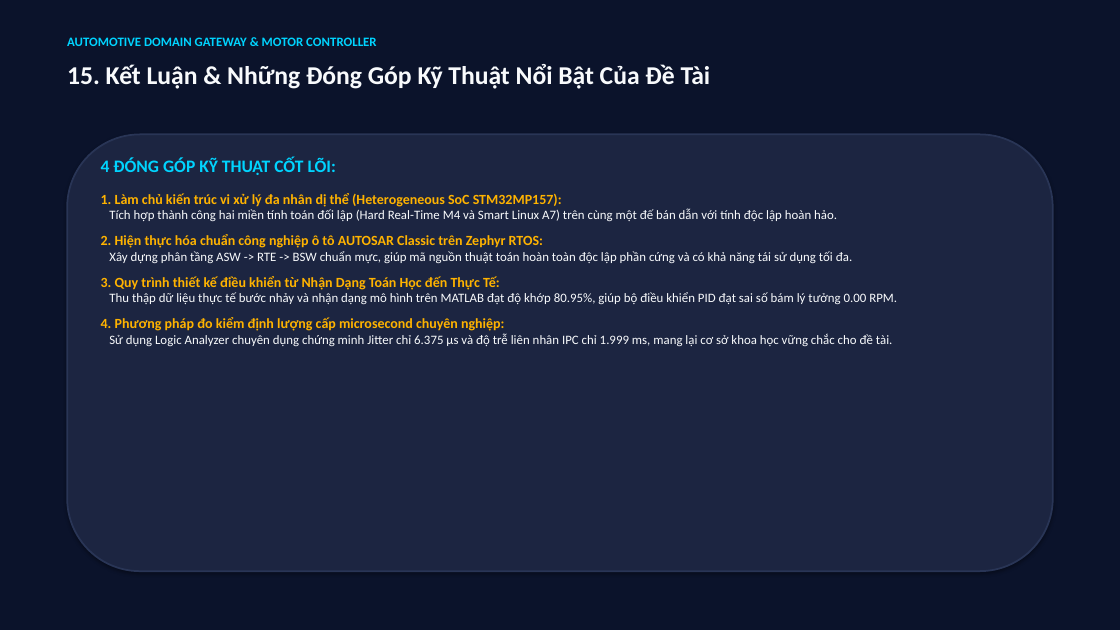
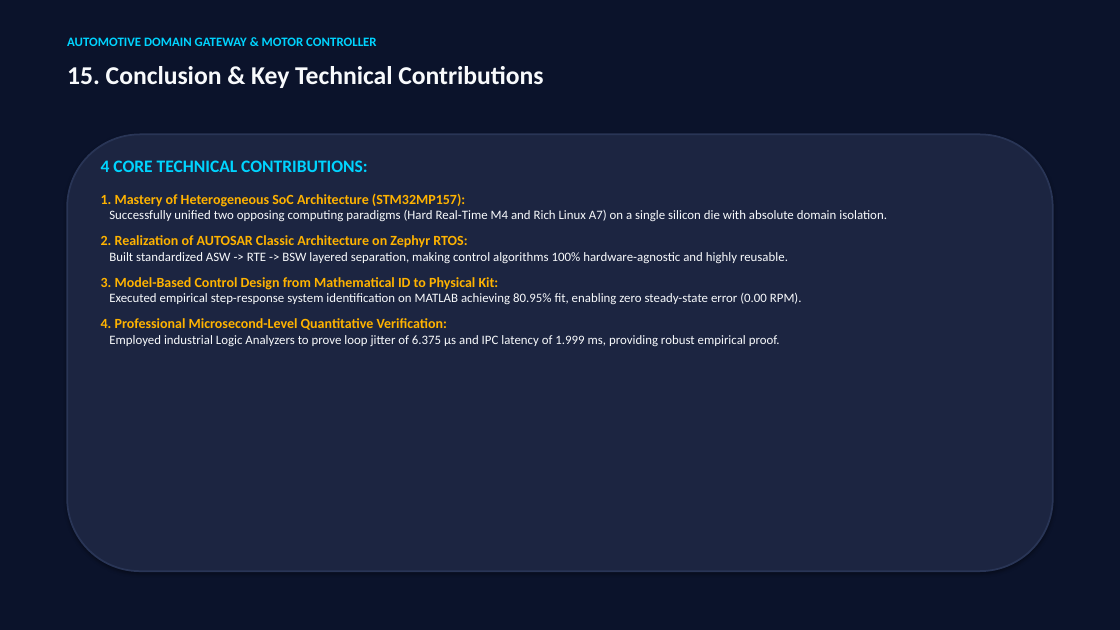
Before and after one commit to dobuuphuoc/stm32mp157d-dk1-automotive-gateway, a slide deck: slide 16 of docs/AUTOMOTIVE_DOMAIN_GATEWAY_PRESENTATION.pptx. Drawn at 1120x630 pixels with LibreOffice and Linux fonts; fonts in the diff are those of the drawing. Boxes give left, top, right and bottom in pixels: in the first picture for what was removed or moved away, otherwise in the second. Text is boxed around its words. In the diff, an @@ line names an element or a change of style, - is before the commit and + after.

```diff
--- a/docs/AUTOMOTIVE_DOMAIN_GATEWAY_PRESENTATION.pptx
+++ b/docs/AUTOMOTIVE_DOMAIN_GATEWAY_PRESENTATION.pptx
@@ text at [67,66,543,88]: text changed @@
-15. Kết Luận & Những Đóng Góp Kỹ Thuật Nổi Bật Của Đề Tài
+15. Conclusion & Key Technical Contributions
@@ text at [101,160,887,346]: text changed @@
-4 ĐÓNG GÓP KỸ THUẬT CỐT LÕI:
-1. Làm chủ kiến trúc vi xử lý đa nhân dị thể (Heterogeneous SoC STM32MP157):
-Tích hợp thành công hai miền tính toán đối lập (Hard Real-Time M4 và Smart Linux A7) trên cùng một đế bán dẫn với tính độc lập hoàn hảo.
-2. Hiện thực hóa chuẩn công nghiệp ô tô AUTOSAR Classic trên Zephyr RTOS:
-Xây dựng phân tầng ASW -> RTE -> BSW chuẩn mực, giúp mã nguồn thuật toán hoàn toàn độc lập phần cứng và có khả năng tái sử dụng tối đa.
-3. Quy trình thiết kế điều khiển từ Nhận Dạng Toán Học đến Thực Tế:
-Thu thập dữ liệu thực tế bước nhảy và nhận dạng mô hình trên MATLAB đạt độ khớp 80.95%, giúp bộ điều khiển PID đạt sai số bám lý tưởng 0.00 RPM.
-4. Phương pháp đo kiểm định lượng cấp microsecond chuyên nghiệp:
-Sử dụng Logic Analyzer chuyên dụng chứng minh Jitter chỉ 6.375 µs và độ trễ liên nhân IPC chỉ 1.999 ms, mang lại cơ sở khoa học vững chắc cho đề tài.
+4 CORE TECHNICAL CONTRIBUTIONS:
+1. Mastery of Heterogeneous SoC Architecture (STM32MP157):
+Successfully unified two opposing computing paradigms (Hard Real-Time M4 and Rich Linux A7) on a single silicon die with absolute domain isolation.
+2. Realization of AUTOSAR Classic Architecture on Zephyr RTOS:
+Built standardized ASW -> RTE -> BSW layered separation, making control algorithms 100% hardware-agnostic and highly reusable.
+3. Model-Based Control Design from Mathematical ID to Physical Kit:
+Executed empirical step-response system identification on MATLAB achieving 80.95% fit, enabling zero steady-state error (0.00 RPM).
+4. Professional Microsecond-Level Quantitative Verification:
+Employed industrial Logic Analyzers to prove loop jitter of 6.375 µs and IPC latency of 1.999 ms, providing robust empirical proof.
```
Also in this commit, not shown: 15 other slides changed, 1 slide added, 1 slide removed, 17 other files.
